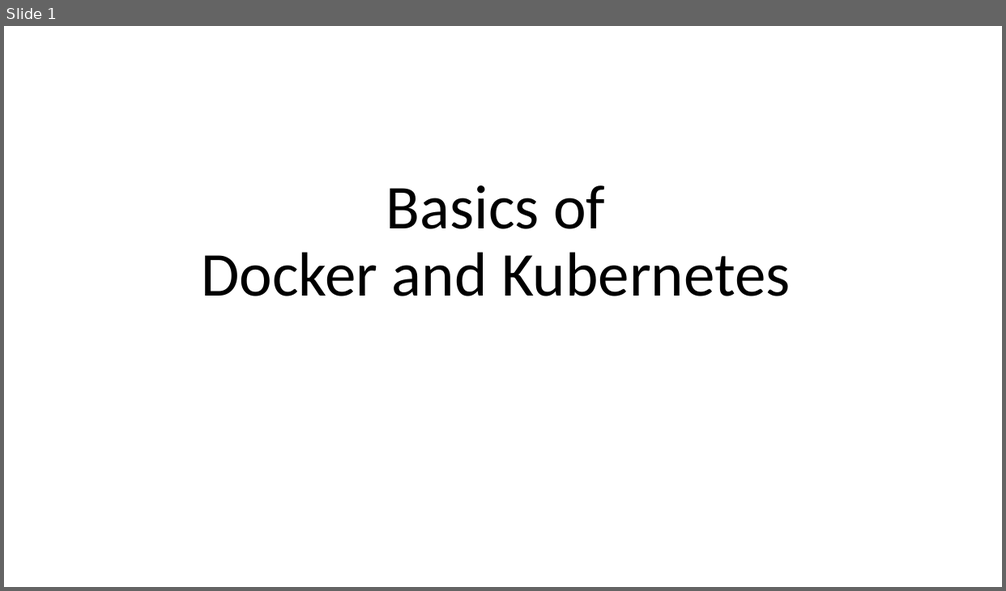
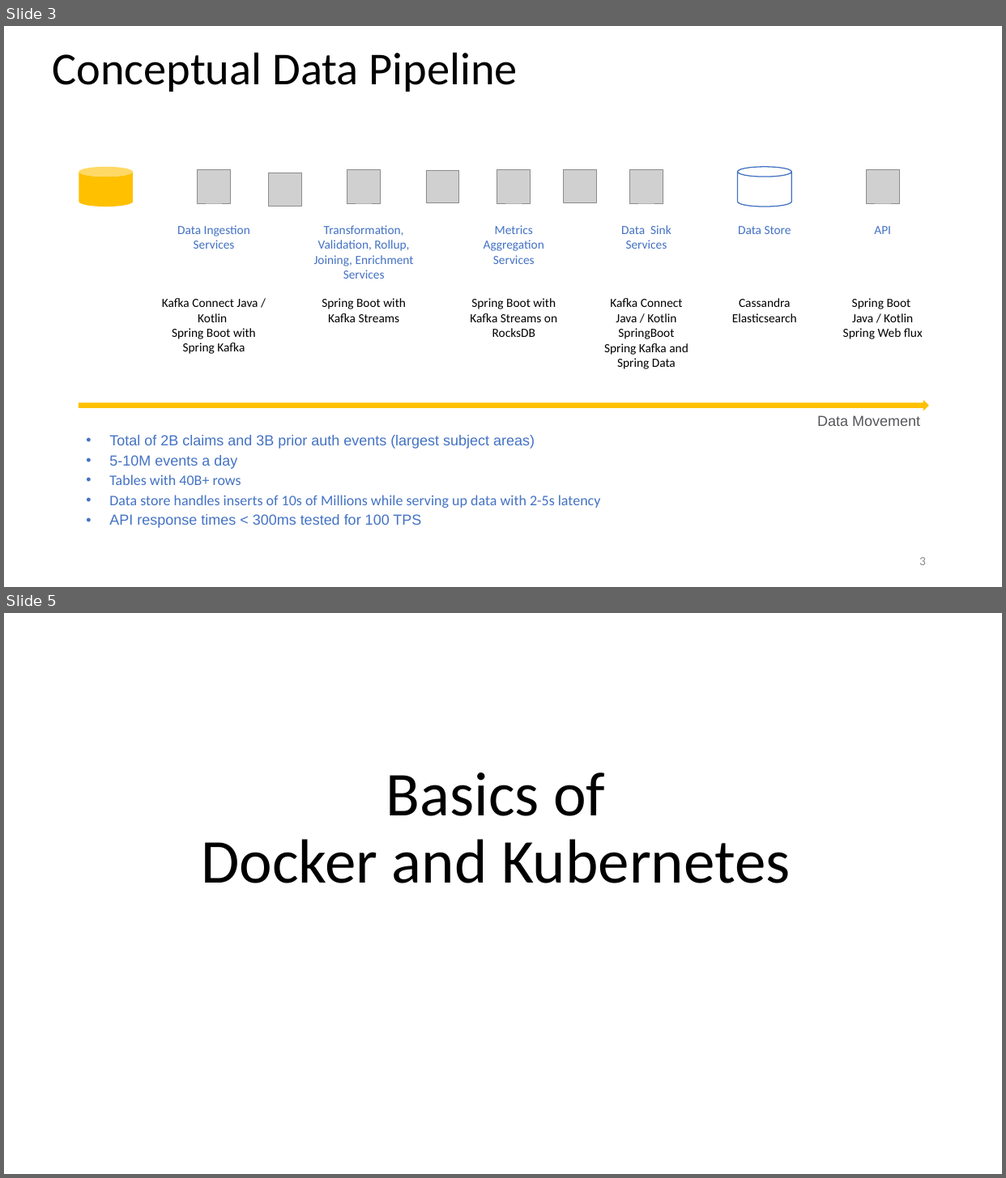
Before and after one commit to p360-workshop/DevDays-2020, a slide deck: DockerAndKubernetes/DockerAndKubernetes.pptx. Shown one above the other, each under a label of ours: slide 1 before the commit, slides 3 and 5 after it; the slides between them are not shown. The pictures are 1006x591 and 1006x1178 pixels, drawn with LibreOffice and Linux fonts; fonts in the diff are those of the drawing; grey boxes stand for pictures; background and template pictures are left out. Boxes give left, top, right and bottom in pixels: in the first picture for what was removed or moved away, otherwise in the second. Text is boxed around its words. In the diff, an @@ line names an element or a change of style, - is before the commit and + after.

Commit message:
kafka

```diff
--- a/DockerAndKubernetes/DockerAndKubernetes.pptx
+++ b/DockerAndKubernetes/DockerAndKubernetes.pptx
@@ slide 3 added at (4,26,1002,587), background #FFFFFF @@
@@ title added at (52,52,518,92), 44 pt, text #000000 @@
+Conceptual Data Pipeline
@@ cylinder added at (79,167,133,207), fill #FFC000 @@
@@ picture added at (197,170,230,203) @@
@@ picture added at (347,170,381,203) @@
@@ picture added at (426,170,459,203) @@
@@ picture added at (497,170,530,203) @@
@@ picture added at (564,169,597,203) @@
@@ picture added at (630,170,663,203) @@
@@ cylinder added at (738,167,791,207), fill #FFFFFF, outline #4472C4 1 pt @@
@@ picture added at (867,170,899,203) @@
@@ picture added at (268,173,301,206) @@
@@ text added at (177,225,250,249), 12 pt, text #4472C4 @@
+Data Ingestion
+Services
@@ text added at (314,225,414,279), 12 pt, text #4472C4 @@
+Transformation, Validation, Rollup, Joining, Enrichment
+Services
@@ text added at (484,225,544,264), 12 pt, text #4472C4 @@
+Metrics Aggregation
+Services
@@ text added at (621,225,671,249), 12 pt, text #4472C4 @@
+Data Sink Services
@@ text added at (738,226,791,234), 12 pt, text #4472C4 @@
+Data Store
@@ text added at (874,226,891,234), 12 pt, text #4472C4 @@
+API
@@ text added at (162,298,258,354), 12 pt, text #000000 @@
+Kafka Connect Java / Kotlin
+Spring Boot with
+Spring Kafka
@@ text added at (322,298,406,322), 12 pt, text #000000 @@
+Spring Boot with Kafka Streams
@@ text added at (470,298,557,337), 12 pt, text #000000 @@
+Spring Boot with Kafka Streams on RocksDB
@@ text added at (604,298,688,369), 12 pt, text #000000 @@
+Kafka Connect Java / Kotlin SpringBoot
+Spring Kafka and Spring Data
@@ text added at (732,298,797,322), 12 pt, text #000000 @@
+Cassandra
+Elasticsearch
@@ text added at (843,298,923,339), 12 pt, text #000000 @@
+Spring Boot
+Java / Kotlin
+Spring Web flux
@@ right arrow added at (79,401,928,410), fill #FFC000, outline #FFC000 1 pt @@
@@ text added at (109,435,601,528), 14 pt, text #4472C4 @@
+• Total of 2B claims and 3B prior auth events (largest subject areas)
+• 5-10M events a day
+• Tables with 40B+ rows
+• Data store handles inserts of 10s of Millions while serving up data with 2-5s latency
+• API response times < 300ms tested for 100 TPS
@@ text added at (817,416,920,426), 14 pt, text #55565A @@
+Data Movement
@@ page number added at (919,557,926,565), 12 pt, text #8C8C8C @@
+3
@@ what was slide 1 is now slide 5 @@
```
Also in this commit, not shown: 3 other slides added.
